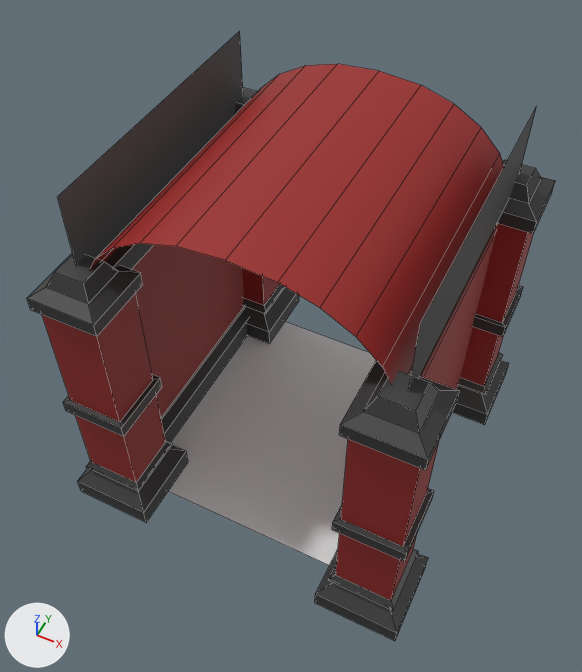
The Blender file Modular_Dungeon.blend: old version first, new version second.
Both versions are drawn from a 50 mm lens placed at (3.23, -7.0, 10.92), pointed at (-0.12, -0.31, 2.55). Every picture has the same lights, and +X, +Y and +Z are marked at lower left. Mesh edges are drawn as thin lines.

Objects in the first picture: 'Floor', 'Pillar', 'Roof_Curved4', 'Wall'.
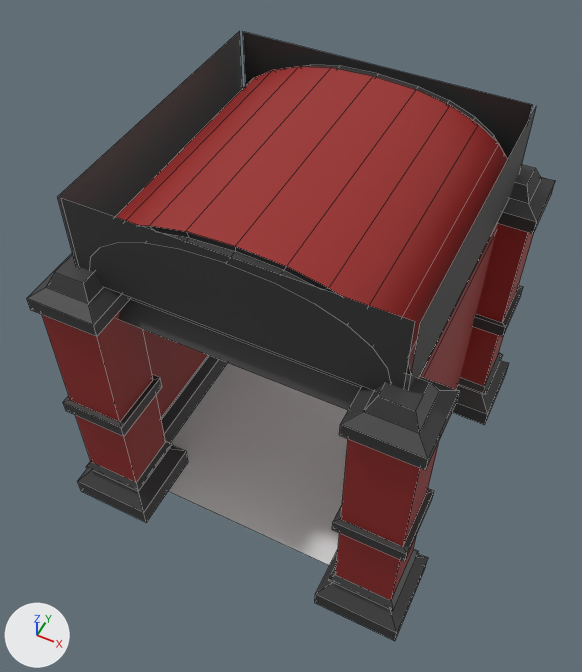
ob_curved_roof_control is not drawn itself; it is used by a modifier of ob_roof_curved4.

Patch to the scene script:
```diff
--- a/Modular_Dungeon.blend.py
+++ b/Modular_Dungeon.blend.py
@@ me_texturescom_pavement_cobblestoneold_1k_albedo_003 @@
 # used by ob_roof_curved4; location = (0.0, 0.0, 0.0); scale = (1.0, 1.0, 0.75)
-me_texturescom_pavement_cobblestoneold_1k_albedo_003.from_pydata(...)  # 14 vertices, 6 faces; spans x -2.0, y -2.0..2.0, z 5.33..8.33
+me_texturescom_pavement_cobblestoneold_1k_albedo_003.from_pydata(...)  # 42 vertices, 30 faces; spans x -2.0..-1.86, y -2.0..2.0, z 3.02..4.52
+# me_texturescom_pavement_cobblestoneold_1k_albedo_003 part 1: the whole mesh is rebuilt
 me_texturescom_pavement_cobblestoneold_1k_albedo_003.materials.append(mat_wall)
+me_texturescom_pavement_cobblestoneold_1k_albedo_003.materials.append(mat_concrete)  # black #3a3a3a
@@ me_texturescom_pavement_cobblestoneold_1k_albedo_006 @@
+me_texturescom_pavement_cobblestoneold_1k_albedo_006.from_pydata([(-2.0, -2.0, 3.8), (-2.0, 2.0, 3.8), (-1.8, -2.0, 4.0), (-1.8, 2.0, 4.0), (-1.8, -2.0, 4.3), (-1.8, 2.0, 4.3), (-2.0, -2.0, 4.3), (-2.0, 2.0, 4.3), (-2.0, -2.0, 5.5), (-2.0, 2.0, 5.5)], [], [(0, 1, 3, 2), (2, 3, 5, 4), (4, 5, 7, 6), (6, 7, 9, 8)])
+me_texturescom_pavement_cobblestoneold_1k_albedo_006.materials.append(mat_concrete)  # black #3a3a3a
@@ ob_curved_roof_control @@
 ob_curved_roof_control.parent = ob_roof_curved4
-ob_curved_roof_control.matrix_parent_inverse = Matrix(((1.0, 0.0, 0.0, 0.0), (0.0, 1.0, 0.0, 0.0), (0.0, 0.0, 1.333, 0.0), (0.0, 0.0, 0.0, 1.0)))
-ob_curved_roof_control.location = (-2.0, 0.0, 4.0)
-ob_curved_roof_control.scale = (1.0, 1.0, 0.75)
+ob_curved_roof_control.matrix_parent_inverse = Matrix(((1.0, 0.0, 0.0, 0.0), (0.0, 1.0, 0.0, 0.0), (0.0, 0.0, 1.0, -1.485), (0.0, 0.0, 0.0, 1.0)))
+ob_curved_roof_control.location = (-2.0, 0.0, 4.5)
+ob_curved_roof_control.scale = (1.0, 1.0, 0.503)
@@ ob_roof_curved4 @@
 ob_roof_curved4 = bpy.data.objects.new('Roof_Curved4', me_texturescom_pavement_cobblestoneold_1k_albedo_003)
-ob_roof_curved4.location = (0.0, 0.0, 0.0)
-ob_roof_curved4.scale = (1.0, 1.0, 0.75)
+ob_roof_curved4.location = (0.0, 0.0, 1.48)
 _m = ob_roof_curved4.modifiers.new('SimpleDeform', 'SIMPLE_DEFORM')
@@ ob_toptrim @@
+ob_toptrim = bpy.data.objects.new('TopTrim', me_texturescom_pavement_cobblestoneold_1k_albedo_006)
+ob_toptrim.location = (0.0, 0.0, 0.0)
+ob_toptrim.rotation_euler = (0.0, 0.0, 1.571)  # degrees (0, 0, 90)
+_m = ob_toptrim.modifiers.new('Mirror', 'MIRROR')
```

What differs and where, as boxes (x1, y1, x2, y2) in the pictures (582 x 672 px):
'Roof_Curved4', reshaped, moved, rescaled
    before: (90, 64, 504, 384)
    after: (116, 65, 508, 375)
'TopTrim', added (black)
    after: (61, 32, 533, 410)
